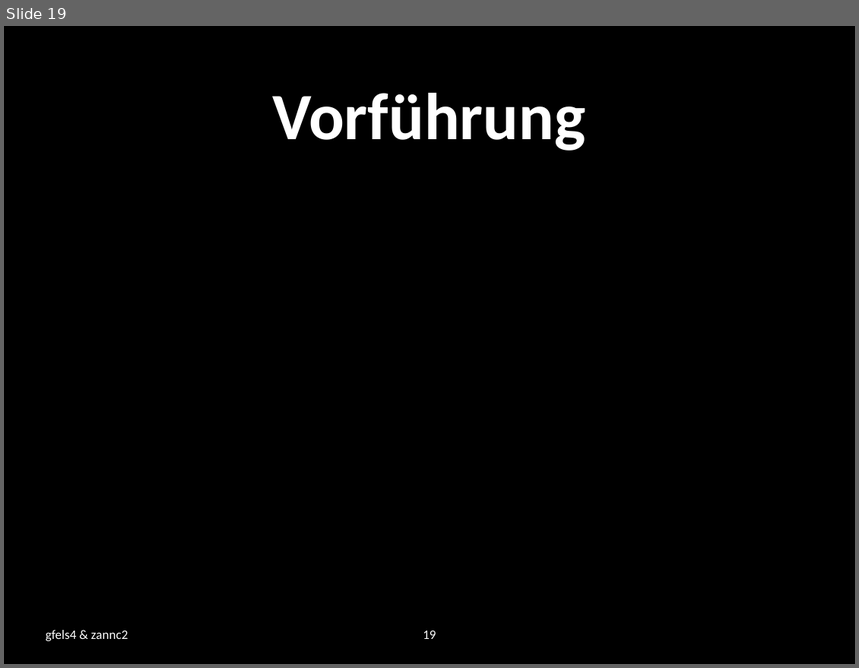
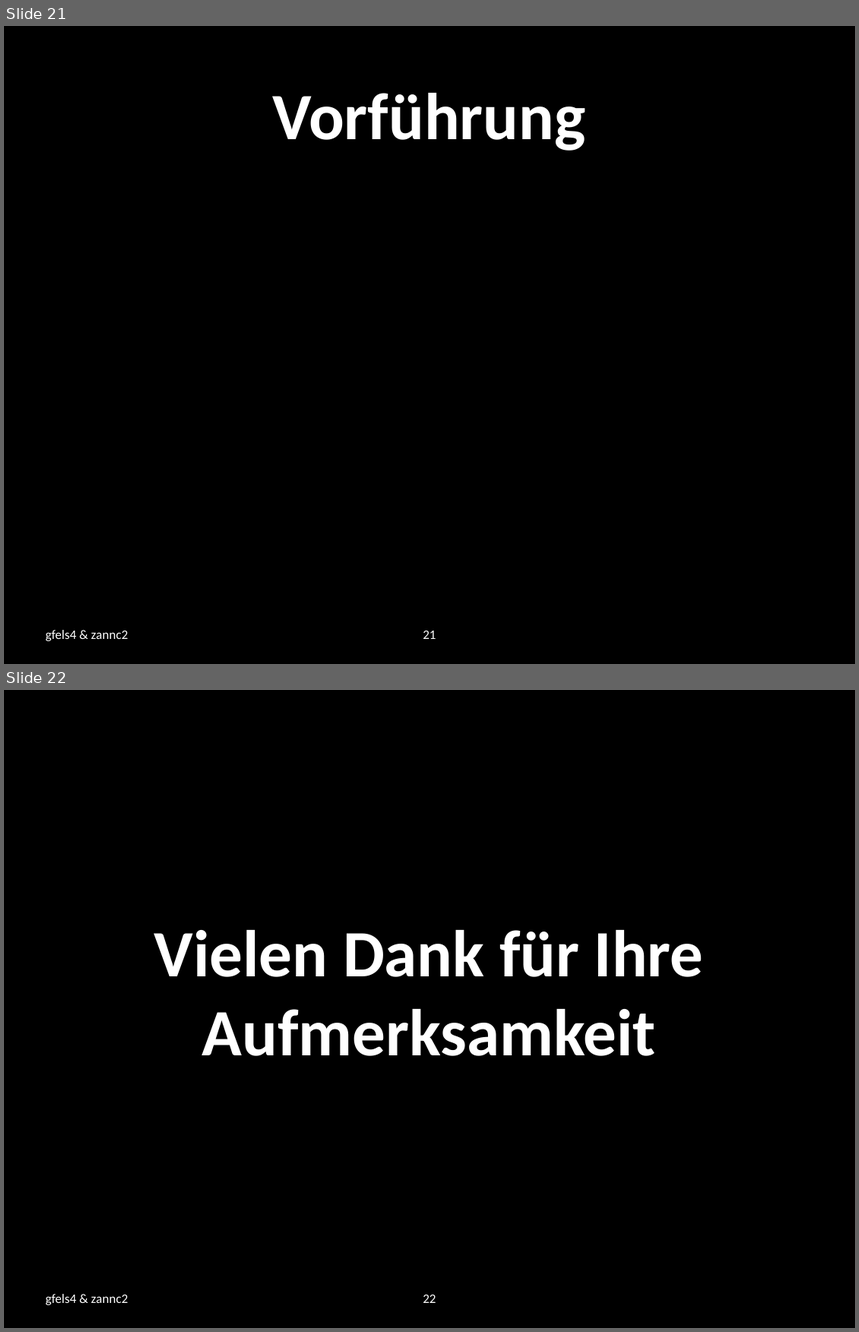
Before and after one commit to zannc2/SearchRobot, a slide deck: SearchRobot/doc/presentation.pptx. Shown one above the other, each under a label of ours: slide 19 before the commit, slides 21 and 22 after it. The pictures are 859x668 and 859x1332 pixels, drawn with LibreOffice and Linux fonts; fonts in the diff are those of the drawing; background and template pictures are left out. Boxes give left, top, right and bottom in pixels: in the first picture for what was removed or moved away, otherwise in the second. Text is boxed around its words. In the diff, an @@ line names an element or a change of style, - is before the commit and + after.

```diff
--- a/SearchRobot/doc/presentation.pptx
+++ b/SearchRobot/doc/presentation.pptx
@@ slide 22 added at box(4, 690, 855, 1328), background picture (left out) @@
@@ title added at box(154, 930, 704, 1056), 56 pt, text #FFFFFF, bold @@
+Vielen Dank für Ihre Aufmerksamkeit
@@ text added at box(46, 1294, 129, 1306), 11 pt, text #FFFFFF @@
+gfels4 & zannc2
@@ page number added at box(423, 1295, 436, 1303), 11 pt, text #FFFFFF @@
+22
@@ what was slide 19 is now slide 21 @@
@@ page number at box(423, 631, 436, 639): text changed @@
-19
+21
```
Also in this commit, not shown: 3 slides changed, 3 other slides added, 1 slide removed.
